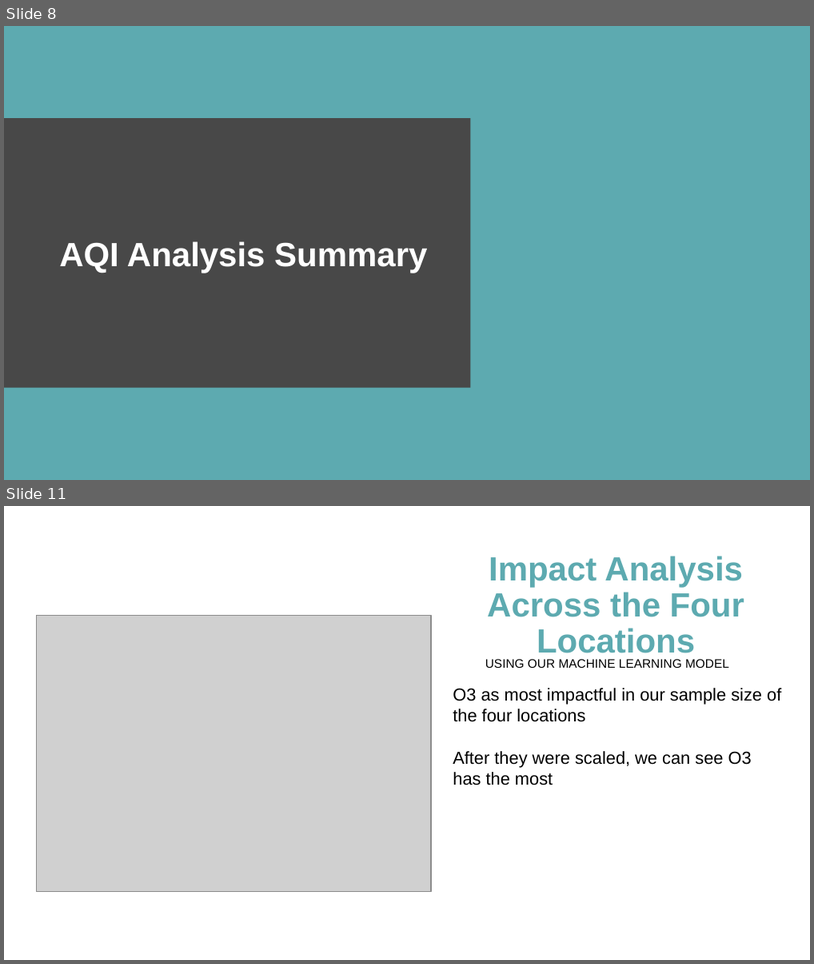
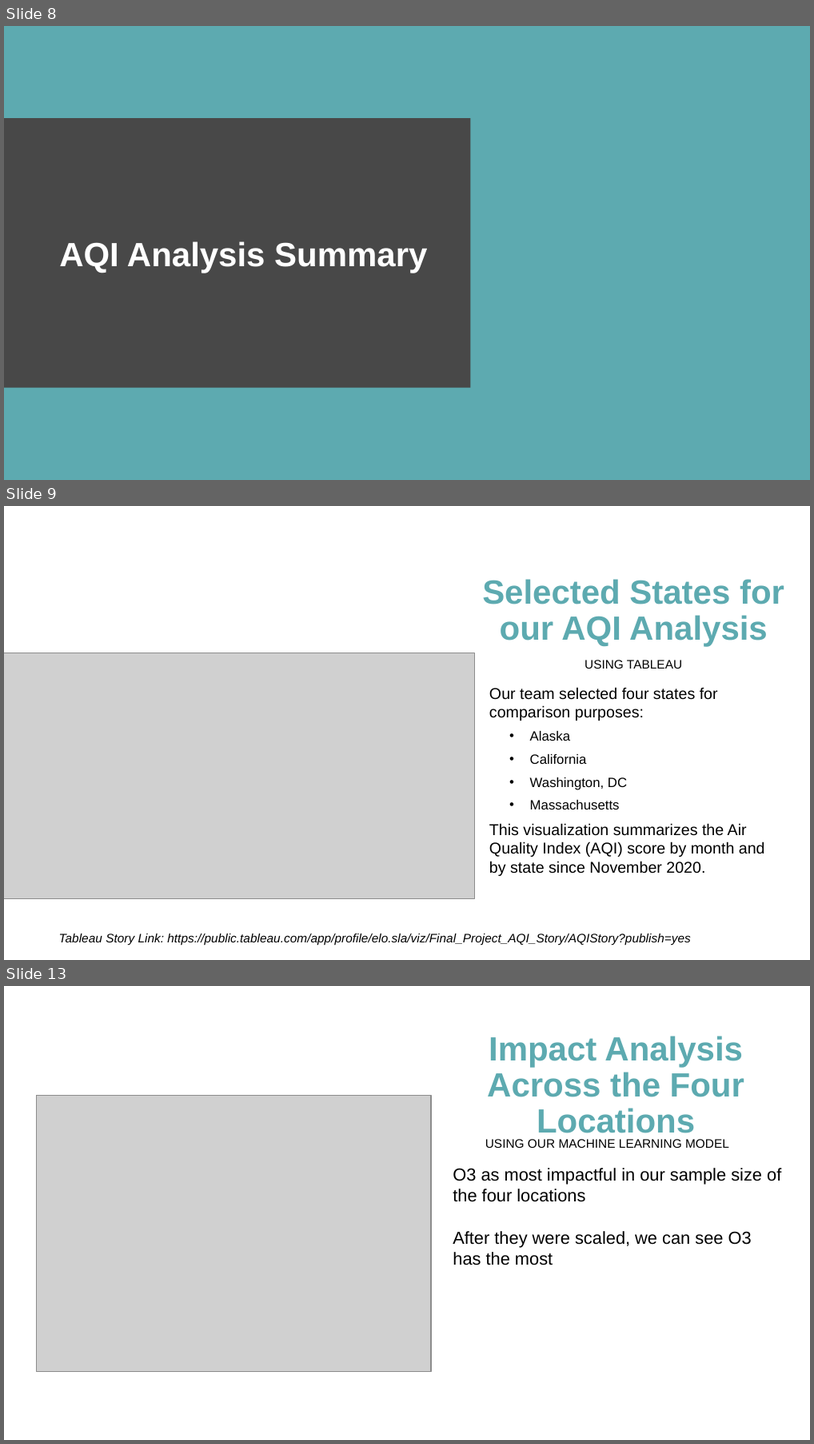
Before and after one commit to mereilly/AQI_Module_20_Final_Project, a slide deck: OpenWeather_AQI_Presentation_Final.pptx. Shown one above the other, each under a label of ours: slides 8 and 11 before the commit, slides 8, 9 and 13 after it; the slides between them are not shown. The pictures are 814x964 and 814x1444 pixels, drawn with LibreOffice and Linux fonts; fonts in the diff are those of the drawing; grey boxes stand for pictures. Boxes give left, top, right and bottom in pixels: in the first picture for what was removed or moved away, otherwise in the second. Text is boxed around its words. In the diff, an @@ line names an element or a change of style, - is before the commit and + after.

```diff
--- a/OpenWeather_AQI_Presentation_Final.pptx
+++ b/OpenWeather_AQI_Presentation_Final.pptx
@@ slide 9 added at (4, 506, 810, 960), background #FFFFFF @@
@@ title added at (482, 579, 785, 647), 30 pt, text #5DAAB0, bold @@
+Selected States for our AQI Analysis
@@ picture added at (4, 652, 475, 899) @@
@@ text added at (585, 660, 682, 668), 11 pt, text #000000 @@
+USING TABLEAU
@@ text added at (490, 687, 766, 876), 14 pt, text #000000 @@
+Our team selected four states for comparison purposes:
+• Alaska
+• California
+• Washington, DC
+• Massachusetts
+This visualization summarizes the Air Quality Index (AQI) score by month and by state since November 2020.
@@ text added at (59, 933, 691, 945), 11 pt, text #000000, italic @@
+Tableau Story Link: https://public.tableau.com/app/profile/elo.sla/viz/Final_Project_AQI_Story/AQIStory?publish=yes
@@ what was slide 11 is now slide 13 @@
```
Also in this commit, not shown: 1 slide changed, 2 other slides added, 1 slide removed, 1 other file.
